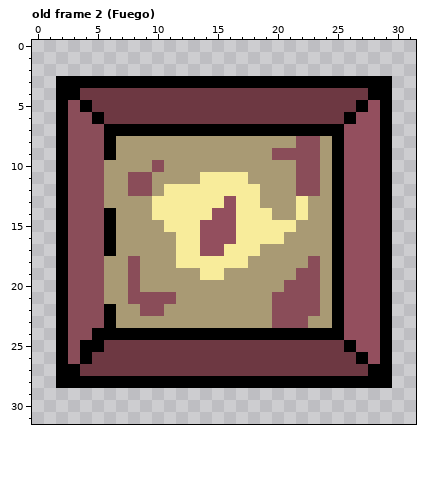
Two states of a pixel-art file, res/sprites/ChimeneaProhibida.ase. That is the earlier state.
32x32 pixels, 4 frames. Shown: old frame 2 (Fuego). The commit also changed other frames, which this record leaves out.
New version:
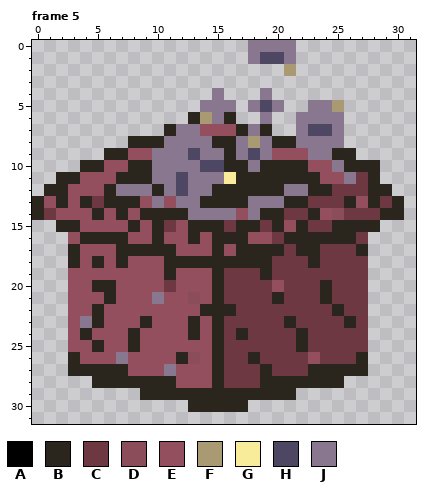
Palette (. is transparent): A #000000  B #2a251d  C #6d3842  D #8a4d59  E #934f5e  F #a99a74  G #f8ec9b  H #4d4764  J #89768f
A new or re-ordered frame is compared with the old frame closest to it.
Diff:
frames 4 -> 5
layer "Capa 1" added
layer "Capa 2" added
layer "Layer" removed
Changed rows in their new state; - is an unchanged pixel.
Frame 5 is new; against old frame 2 (Fuego):
first column x 0:
 0 ------------------JJJJ---------
 1 ------------------JHHJ---------
 2 ---------------------F---------
 3 --............................-
 4 --.............J...J..........-
 5 --............JJJ.JHJ..JJF....-
 6 --...........BFJB..J..JJJJ....-
 7 --.........BJJEEEBJB..JHHJ....-
 8 --......BBBJJJJBBJ-JBBJJJJ....-
 9 --....BBEEJJJHJJBJHJEEEJJBB...-
10 --..BBEEBBJJJJHHBBJBBBBEEJBBB.-
11 --BBEEEBBBJJHJJJ-BBBBBBBEEJCB.-
12 -BBEEEBJJJBJHJJBBBBBBJJBBCCCBB-
13 BEBEBCBBBEJEJJBBBBJJJBBCCCB-BCB
14 BCEEEBEBEBBBBJJJJEJBBCCBEDCCCBB
15 --BBEEEEBEBCEBBBCBBCBEBCCBBBB.-
16 --.EBBBBEEBEEB-BBBEECBBBBBBC..-
17 --.BEEEBBBBBEE-BEBBBBCBBCCCB..-
18 --.BEBEBEEEBBBBBBBBBCCCBCCCC..-
19 --.EEEEEEEEBEEEBCCCBCCCCCCCC..-
20 --.EEBBEEEECEEEBCCCCECCCBCCC..-
21 --.EEEBEEEJEEDEBCCCCBCCCBCCC..-
22 --.EEBEEEEEEEEBBBCCCCCCCCBCC..-
23 --.EJBEEEBEEEBEBCCCCCBCCCCBC..-
24 --.EBEEEBEEEEBEBCBCCCCBCCCCC..-
25 --.EEBEEBEEEEEEB------B---CC..-
26 --.BEEEJEEEEBDEB--B----E---B..-
27 --.BBBBBEEEJEEEB---B---BBBBB..-
28 --...BBBBBBBEEEBCCCBBBBBBB....-
29 ---------BBBBBBBBBBBBB---------
30 -------------BBBBB-------------
Changed places in both pictures, as pixel boxes (x1, y1, x2, y2):
changed: (32, 40, 404, 412)
